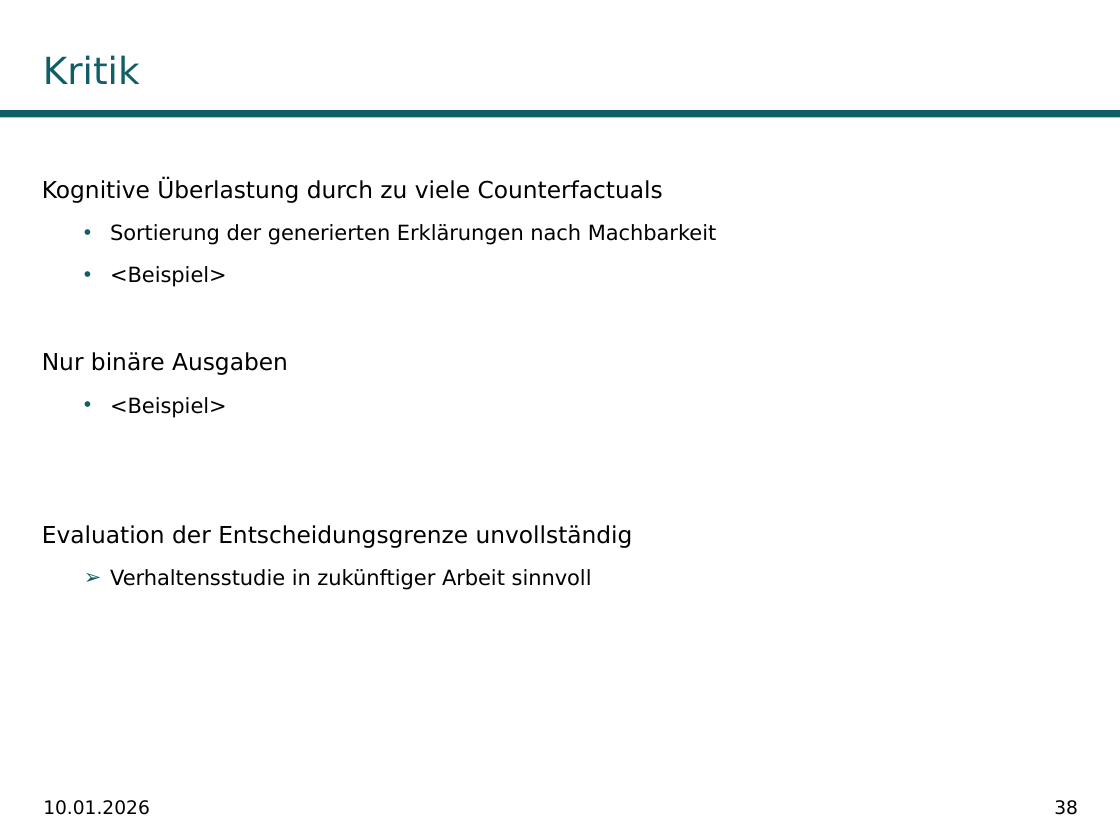
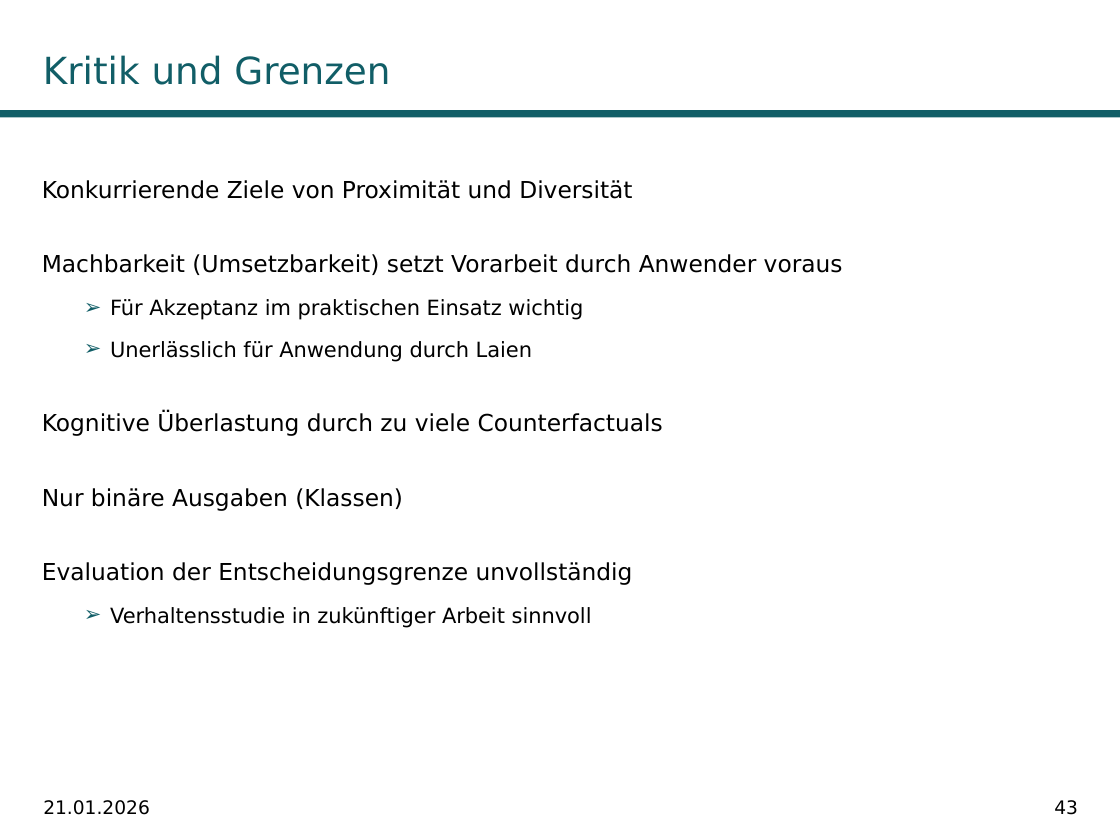
Before and after one commit to fabiw98/Seminar_DICE, a slide deck: slide 43 of Präsentation/DiCE_PowerPoint.potx (slide 38 before the commit). Drawn at 1120x840 pixels with LibreOffice and Linux fonts; fonts in the diff are those of the drawing; background and template pictures are left out. Boxes give left, top, right and bottom in pixels: in the first picture for what was removed or moved away, otherwise in the second. Text is boxed around its words. In the diff, an @@ line names an element or a change of style, - is before the commit and + after.

```diff
--- a/Präsentation/DiCE_PowerPoint.potx
+++ b/Präsentation/DiCE_PowerPoint.potx
@@ title at <box>43,55,390,85</box>: text changed @@
-Kritik
+Kritik und Grenzen
@@ text at <box>42,180,843,362</box>: paragraphs added @@
+Konkurrierende Ziele von Proximität und Diversität
+Machbarkeit (Umsetzbarkeit) setzt Vorarbeit durch Anwender voraus
+  ➢ Für Akzeptanz im praktischen Einsatz wichtig
+  ➢ Unerlässlich für Anwendung durch Laien
@@ text at <box>42,413,663,585</box>: line spacing 1.5 to 2.5 @@
@@ text at <box>42,488,403,511</box>: text changed; size 13.5 to 15 pt @@
-  • Sortierung der generierten Erklärungen nach Machbarkeit
-  • <Beispiel>
-Nur binäre Ausgaben
-  • <Beispiel>
+Nur binäre Ausgaben (Klassen)
@@ text at <box>43,800,150,815</box>: text changed @@
-10.01.2026
+21.01.2026
@@ page number at <box>1054,800,1078,815</box>: text changed @@
-38
+43
```
Also in this commit, not shown: 30 other slides changed, 8 slides added, 3 slides removed, 18 other files.
